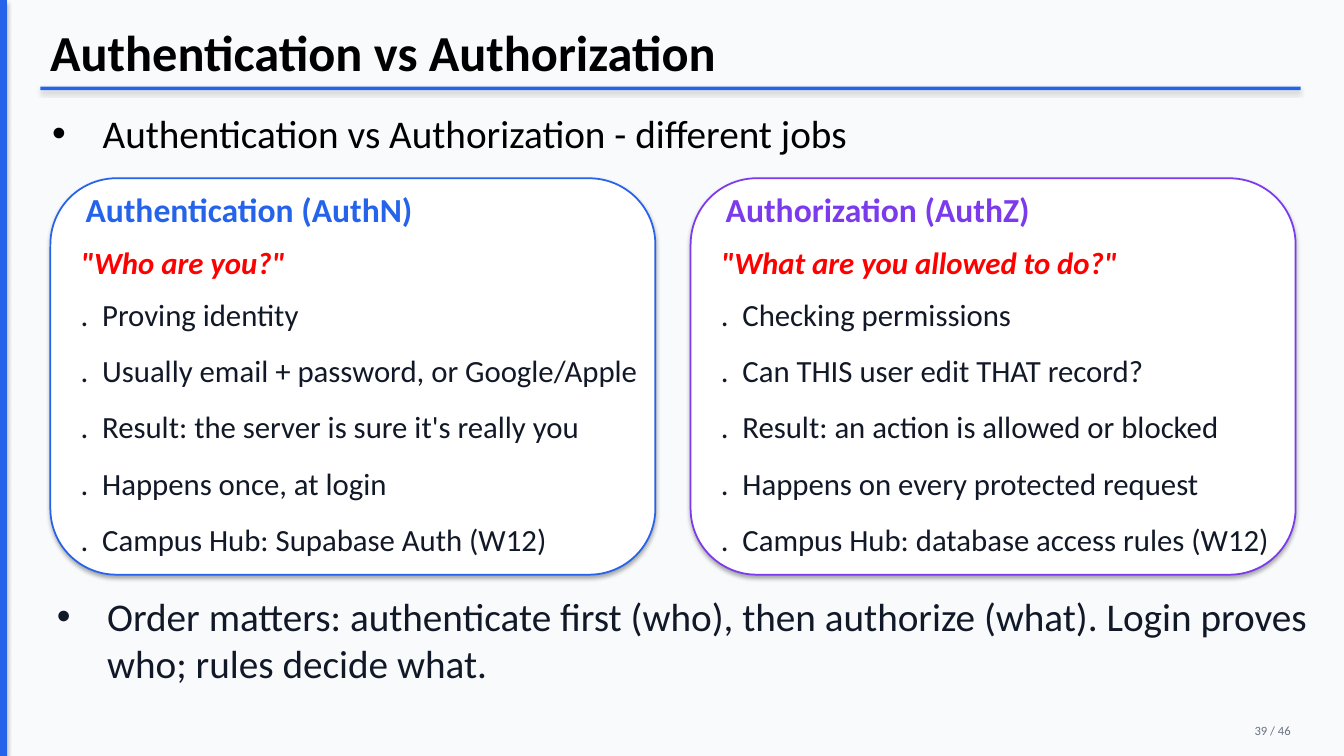
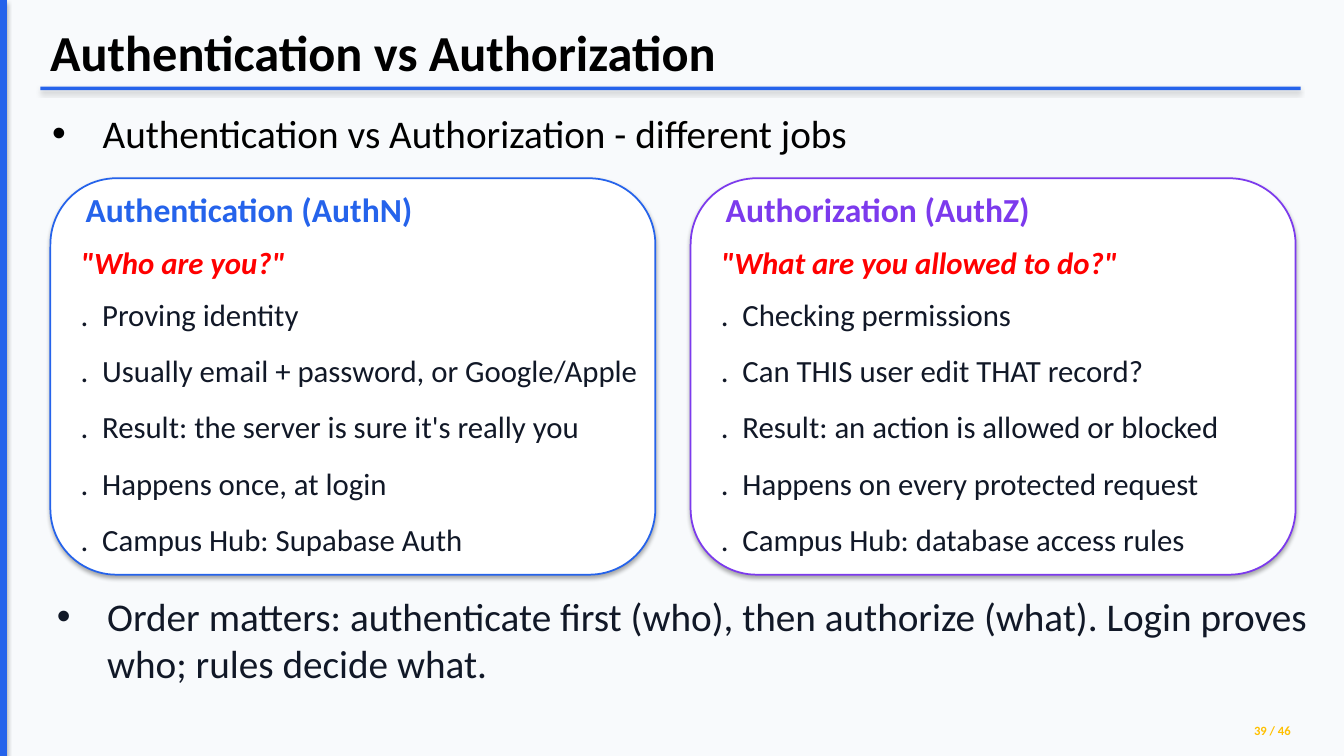
Before and after one commit to wlasitz-jeremy/Mobile-Application-Development-CPRG-303, a slide deck: slide 38 of Unit 3/Mobile_Architecture_updated.pptx. Drawn at 1344x756 pixels with LibreOffice and Linux fonts; fonts in the diff are those of the drawing; background and template pictures are left out. Boxes give left, top, right and bottom in pixels: in the first picture for what was removed or moved away, otherwise in the second. Text is boxed around its words. In the diff, an @@ line names an element or a change of style, - is before the commit and + after.

Commit message:
added new campus hub demo

```diff
--- a/Unit 3/Mobile_Architecture_updated.pptx
+++ b/Unit 3/Mobile_Architecture_updated.pptx
@@ text at (x1=102, y1=529, x2=462, y2=556): text changed @@
-. Campus Hub: Supabase Auth (W12)
+. Campus Hub: Supabase Auth
@@ text at (x1=742, y1=529, x2=1184, y2=556): text changed @@
-. Campus Hub: database access rules (W12)
+. Campus Hub: database access rules
@@ text "39 / 46" at (x1=1254, y1=726, x2=1291, y2=735): text colour #6B7280 to #FFC000, bold on @@
```
Also in this commit, not shown: 40 other slides changed, 36 other files.
